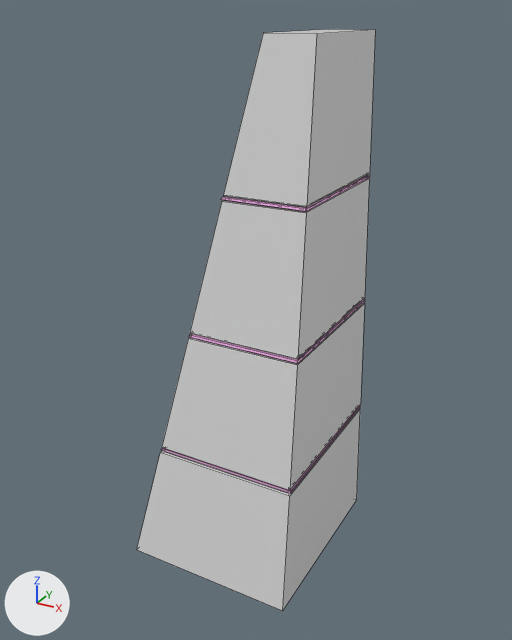
Renders of the FBX model Eliminator3000/Assets/Models/Enviroment/Buildings/SM_Environment_Buildings_Mid_05.fbx from each side of a commit.
One viewpoint serves both versions: a 50 mm camera at (21.3, -40.0, 28.9) aimed at (-0.7, 0.0, 8.8). Arrows for +X, +Y and +Z are at lower left; the lights stay in place. The first picture is the older version. Mesh edges are drawn as thin lines. Where no turn or scale is listed for an object, it has been applied to the vertices.

Objects in the first picture: 'Lights', 'SM_Environment_Buildings_Mid_05'.
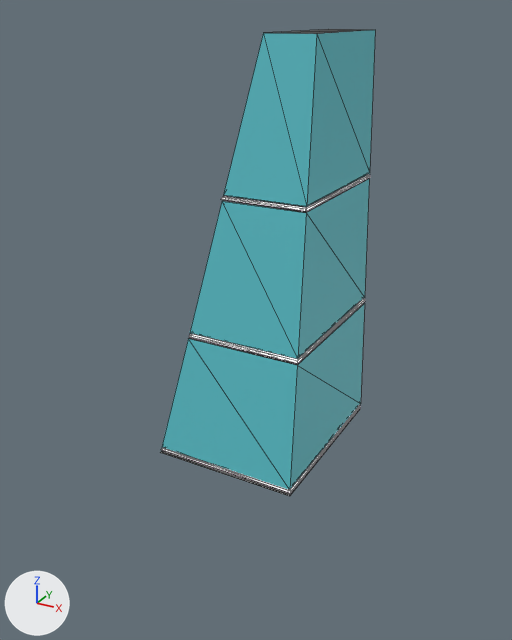
Where the newer file only moved an object's origin or applied its transform, the numbers keep the older frame.

Pixel boxes (x1, y1, x2, y2) of what changed, in the pictures (512 x 640 px):
'SM_Environment_Buildings_Mid_05', reshaped, recoloured (white to cyan, 10% narrower, 20% shorter)
    before: (137, 29, 375, 611)
    after: (160, 29, 375, 496)
'Lights', surface changed
    both: (161, 175, 370, 493)

Patch to the scene script:
```diff
--- a/Eliminator3000/Assets/Models/Enviroment/Buildings/SM_Environment_Buildings_Mid_05.fbx.py
+++ b/Eliminator3000/Assets/Models/Enviroment/Buildings/SM_Environment_Buildings_Mid_05.fbx.py
@@ mat_m_buildings_neon_lights_01 @@
 mat_m_buildings_neon_lights_01.base_color = (1.0, 0.481, 0.89)  # pink #ffb8f2
+mat_m_buildings_neon_lights_01.emission_strength = 1.0
@@ mat_m_buildings_windows_small @@
+mat_m_buildings_windows_small = principled_material('M_Buildings_Windows_Small')
+mat_m_buildings_windows_small.base_color = (0.114, 0.576, 0.643)  # cyan #5fc8d2
@@ mat_m_buildings_walls @@
+mat_m_buildings_walls = principled_material('M_Buildings_Walls')
+mat_m_buildings_walls.base_color = (0.0, 0.0, 0.0)  # black #000000
@@ me_mesh @@
 # used by ob_sm_environment_buildings_mid_05; location = (2.21, 0.0, 9.27)
-me_mesh.from_pydata(...)  # 56 vertices, 53 faces; spans x -9.6..3.0, y -6.9..6.9, z -18.4..18.4
-me_mesh.materials.append(mat_m_buildings_standart_01)  # white #e7e7e7
+me_mesh.from_pydata(...)  # 52 vertices, 98 faces; spans x -7.2..3.0, y -6.3..6.3, z -9.2..18.4
+# me_mesh part 1
+# 4 vertices are removed from x -9.6..3.0, y -6.9..6.9, z -18.4
+# 53 faces are deleted
+# 74 new faces join them, mat_m_buildings_walls (black #000000)
+# 24 new faces join them, mat_m_buildings_windows_small (cyan #5fc8d2)
+me_mesh.materials.append(mat_m_buildings_walls)  # black #000000
+me_mesh.materials.append(mat_m_buildings_windows_small)  # cyan #5fc8d2
```
